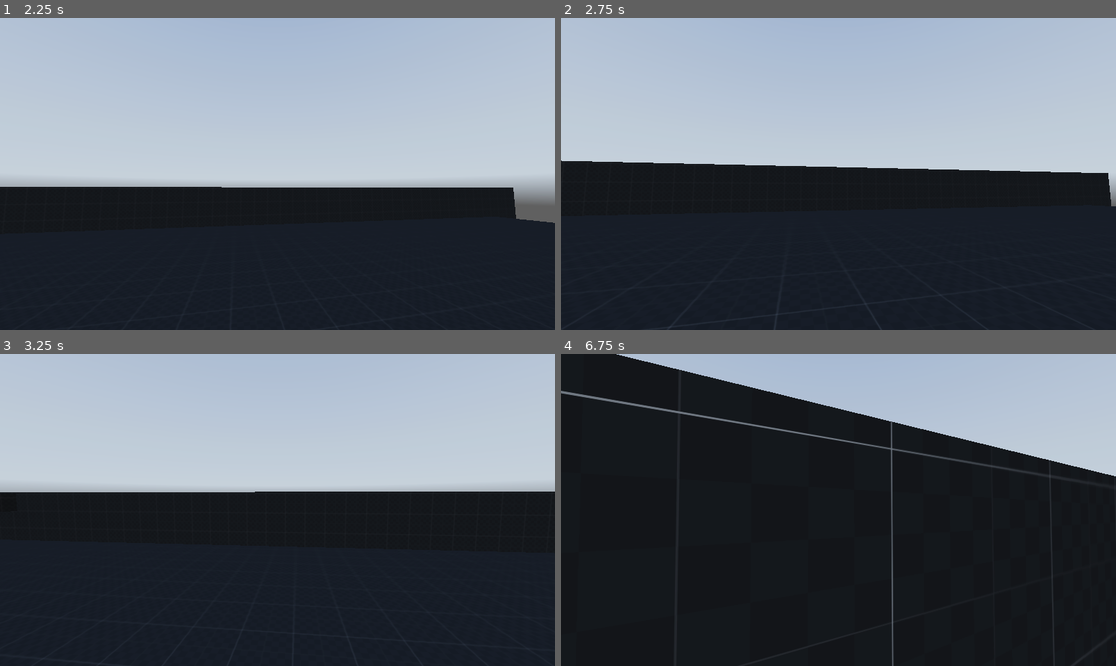
Above: before the commit, frames 1-4 (two rows, left to right).
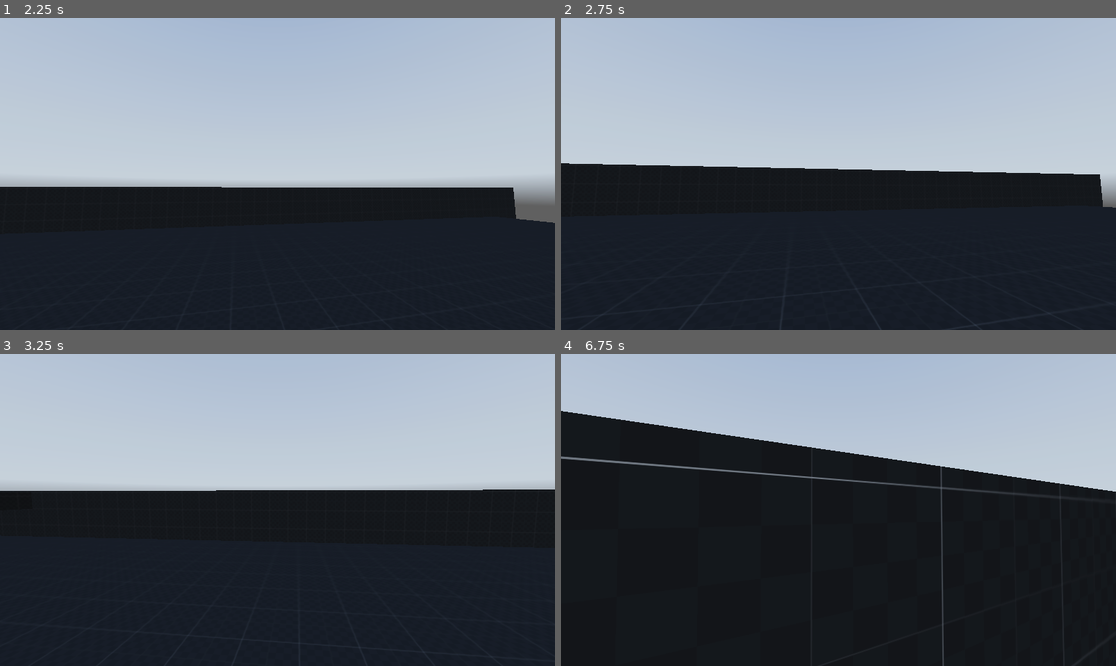
Above: after the commit, the same moments.

Repository: Robot-Joe/babysfirstfps
Game: Godot game, scene res://world.tscn
Same seed, same stepped clock (60 frames per second), same inputs: the game is played once before the commit and once after it. A sky picture missing from this copy of the repository is replaced by a grey-blue gradient.
Inputs (mouse positions are in pixels of both pictures, inside the frame that each line leads up to):
- Up to frame 1 (2.25 s): tap Enter (ui_accept) at 0.5, 0.77, 1.52 s; move the mouse to (305, 174) at 0.52 s; hold Ctrl (Crouch) 0.53-1.28 s; hold W (Forward) from 0.53 s (still down); move the mouse to (249, 174) at 1.27 s; tap Shift (Sprint) at 1.35 s; move the mouse to (288, 167) at 2.02 s; hold Ctrl (Crouch) from 2.03 s (still down)
- Up to frame 2 (2.75 s): keep holding W (Forward); keep holding Ctrl (Crouch)
- Up to frame 3 (3.25 s): keep holding W (Forward); move the mouse to (271, 516) at 2.77 s; release Ctrl (Crouch) at 2.78 s; tap Shift (Sprint) at 2.85 s; tap Enter (ui_accept) at 3.02 s
- Up to frame 4 (6.75 s): tap Enter (ui_accept) at 3.5, 3.77, 4.52, 6.02 s; move the mouse to (877, 513) at 3.52 s; hold Ctrl (Crouch) 3.53-4.28 s; move the mouse to (794, 506) at 4.27 s; tap Shift (Sprint) at 4.35, 5.85 s; move the mouse to (844, 510) at 5.02 s; hold Ctrl (Crouch) 5.03-5.78 s; move the mouse to (816, 503) at 5.77 s; release W (Forward) at 5.78 s; hold D (Right) 5.78-6.53 s; move the mouse to (866, 510) at 6.52 s; hold W (Forward) from 6.53 s (still down); hold Ctrl (Crouch) from 6.53 s (still down)

Frame 1 is identical in both runs. In frame 2, 0.8% of the frame differs, in the area x 0-100%, y 45-100%; in frame 3, 0.5%; in frame 4, 14%, in the area x 0-100%, y 0-100%.

Commit message:
fixed crouch speed bug

Diff:
--- a/scripts/player.gd
+++ b/scripts/player.gd
@@ -11,9 +11,10 @@
 # speed vars
 
 var current_speed = 5.0
-const walk_speed = 5.0
-const sprint_speed = 8.0
-const crouch_speed = 3.0
+
+@export var walk_speed = 5.0
+@export var sprint_speed = 8.0
+@export var crouch_speed = 3.0
 
 # movement vars
 const jump_velocity = 4.5
@@ -48,6 +49,8 @@
 
 	#crouching
 
+	current_speed = walk_speed
+
 	if Input.is_action_pressed("Crouch") and is_on_floor():
 		current_speed = crouch_speed
 		head.position.y = lerp(head.position.y,1.8 + crouch_depth,delta*lerp_speed)
@@ -61,8 +64,8 @@
 
 	if Input.is_action_pressed("Sprint"):
 			current_speed = sprint_speed
-	else:
-			current_speed = walk_speed
+
+
 
 	# Add the gravity.
 	if not is_on_floor():
